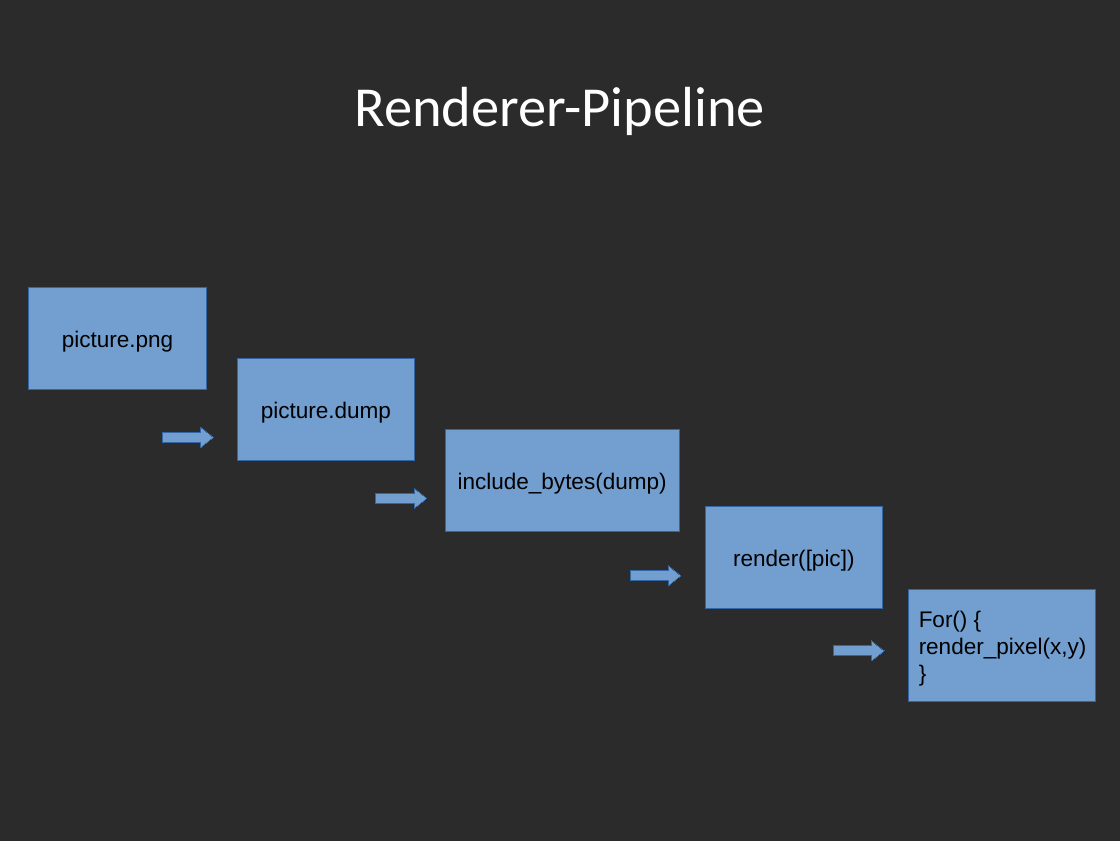
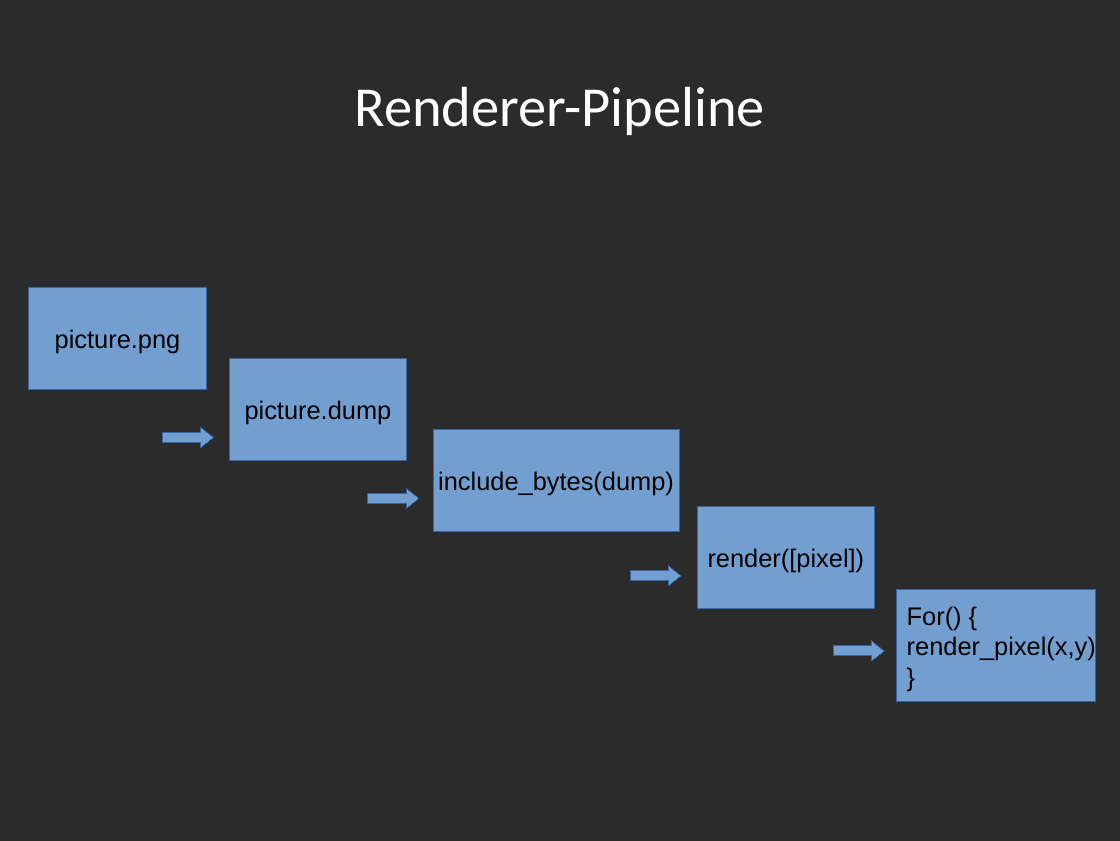
Before and after one commit to Rust-Mikrocontroller-Praktikum-2017/megamaertz, a slide deck: slide 6 of slides/slides.odp. Drawn at 1120x841 pixels with LibreOffice and Linux fonts; fonts in the diff are those of the drawing; background and template pictures are left out; a plain dark background stands for a picture behind light text. Boxes give left, top, right and bottom in pixels: in the first picture for what was removed or moved away, otherwise in the second. Text is boxed around its words. In the diff, an @@ line names an element or a change of style, - is before the commit and + after.

```diff
--- a/slides/slides.odp
+++ b/slides/slides.odp
@@ rectangle "include_bytes(dump)": place and size @@
-rectangle "include_bytes(dump)" at <box>445,429,679,531</box>
+rectangle "include_bytes(dump)" at <box>433,429,679,531</box>
@@ 2 rectangles, 1 right arrow: place and size @@
-2 rectangles, 1 right arrow at <box>237,359,882,608</box>
+2 rectangles, 1 right arrow at <box>229,359,874,608</box>
@@ text in rectangle at <box>708,548,865,573</box>: text changed; size 16 to 18 pt @@
-render([pic])
+render([pixel])
@@ size 16 to 18 pt in 4 elements at <box>28,288,206,389</box>, <box>229,359,407,460</box>, <box>433,429,679,531</box>, <box>896,589,1096,701</box> @@
@@ rectangle "For() {": place and size @@
-rectangle "For() {" at <box>909,589,1096,701</box>
+rectangle "For() {" at <box>896,589,1096,701</box>
```
Also in this commit, not shown: 3 other slides changed, 4 slides added, 3 slides removed, 1 other file.
